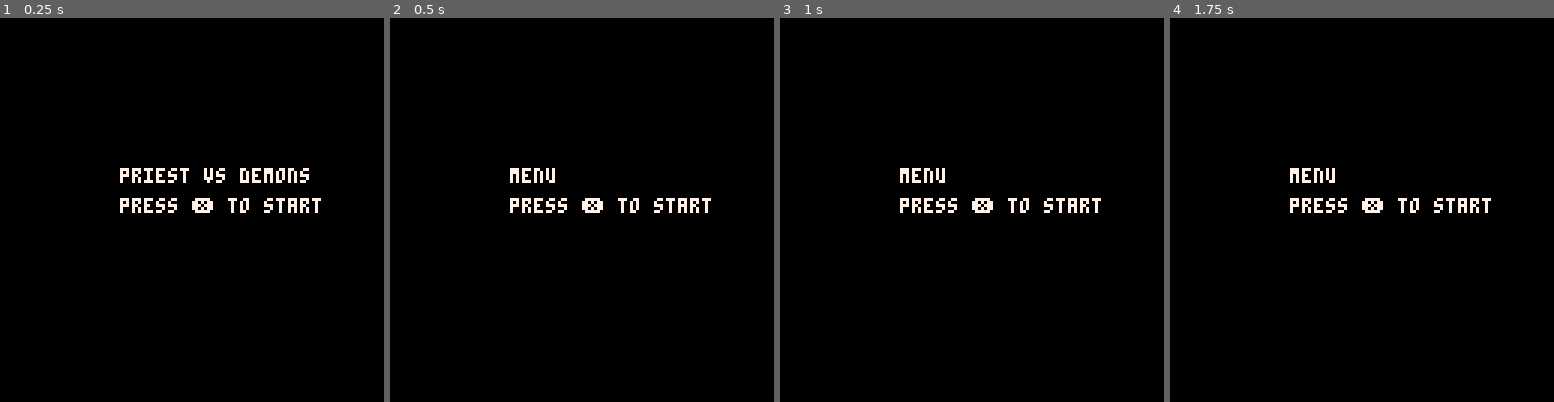
Above: before the commit, frames 1-4 (left to right).
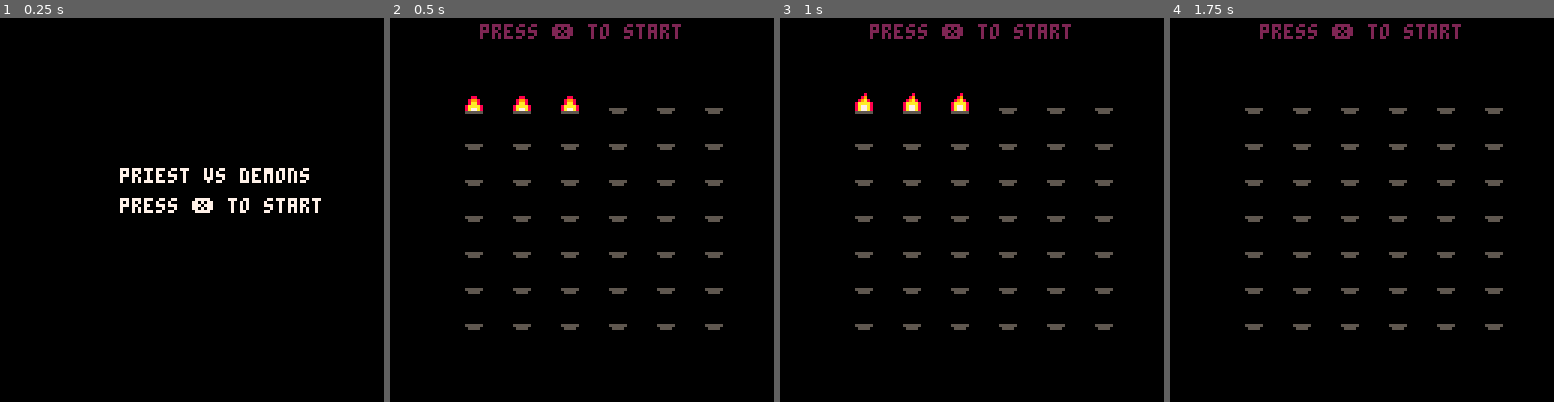
Above: after the commit, the same moments.

Repository: RobertoDevPico8/PriestVsDemons
Game: PICO-8 cartridge priestvsdemons.p8
Same seed, same stepped clock (60 frames per second), same inputs: the game is played once before the commit and once after it.
Inputs:
- Up to frame 1 (0.25 s): no input
- Up to frame 2 (0.5 s): tap X (X key) at 0.33 s
- Up to frame 3 (1 s): tap O (Z key) at 0.7 s
- Up to frame 4 (1.75 s): tap X (X key) at 1.07 s; hold Right from 1.6 s (still down); tap O (Z key) at 1.7 s

Frame 1 is identical in both runs. In frame 2, 4.8% of the frame differs, in the area x 19-87%, y 1-82%; in frame 3, 4.9%; in frame 4, 4.5%.

Commit message:
create menu interface

Diff:
--- a/priestvsdemons.p8
+++ b/priestvsdemons.p8
@@ -313,6 +313,7 @@
 				if box_hits({x=this.x,y=this.y,box=this.box},{this.flag}) then
 					add(fs,newfire(this.x,this.y))
 					del(es,this)
+					sfx(0)
 				end
 			end
 
@@ -403,19 +404,68 @@
 	state="menu"
 }
 
+newcalice=function(x,y,c)
+		local o = {
+			x=x,
+			y=y,
+			c=c,
+			s=13,
+			anmspt=anim({35,36,37,38,39},35,0.1)
+		}
+
+		o.update=function(this)
+			if this.c==0 then
+				return
+			end
+
+			this.s=updateanimation(this.anmspt).sprt
+		end
+
+		o.draw=function(this)
+			spr(this.s,this.x,this.y)
+		end
+
+		return o
+end
+
+local levelgrid = {
+  {1, 1, 1, 0, 0, 0},
+  {0, 0, 0, 0, 0, 0},
+  {0, 0, 0, 0, 0, 0},
+  {0, 0, 0, 0, 0, 0},
+  {0, 0, 0, 0, 0, 0},
+  {0, 0, 0, 0, 0, 0},
+  {0, 0, 0, 0, 0, 0}
+}
+
 menustate.init = function(this)
+	calices={}
+	local b=24
+	for y, row in ipairs(levelgrid) do
+   local a=24
+   for x, c in ipairs(row) do
+     add(calices,newcalice(a,b,c))
+   		a+=16
+   end
+   b+=12
+ end
 end
 
 menustate.update = function(this)
   if btnp(❎) then
   		game_state = gamestate
   end
+  foreach(calices, function(c)
+			c:update()
+		end)
 end
 
 menustate.draw = function(self)
   cls()
-  print("menu", 40, 50, 7)
-  print("press ❎ to start", 40, 60, 7)
+  foreach(calices, function(c)
+			c:draw()
+		end)
+		print("press ❎ to start", 30, 2, 2)
 end
 
 
@@ -468,8 +518,8 @@
 0007700009fffff009f5f5f002ffff290f4444f0020220200202202002022020000110000001d000000d10000001d000000d1000000000000000000000000000
 000770009992f277999ffff07722227702ffff29025225200252252002522520001dd100001cc100001cc100001cc100001cc100000000000000000000000000
 007007007972a2777972a277777777777722227700222200002222000022220001cccc1001cccc1001cccc1001cccc1001cccc10000000000000000000000000
-00000000f972a27ff972a27ff777777ff777777f0200002002000200002000200000000000000000000000000000000000000000000000000000000000000000
-00000000077777700777777007777770077777700000000000000000000000000000000000000000000000000000000000000000000000000000000000000000
+00000000f972a27ff972a27ff777777ff777777f0200002002000200002000200000000000000000000000000000000000000000055555500000000000000000
+00000000077777700777777007777770077777700000000000000000000000000000000000000000000000000000000000000000005555000000000000000000
 0000000000000cccccc00000000000000004400000044000000440000004400000044000000440005000000500000bbbbbb00000000008888880000000000000
 55555550000ccc0000ccc0000555555000600600006006000060060000600600006006000068860005066050000bbb0000bbb000000888000088800000000000
 5555555000cc0c0000c0cc00050000500060060000600600006006000060060000688600006886000050050000bb0b0000b0bb00008808000080880000000000
@@ -478,14 +528,14 @@
 000000000c00c000000c00c005000050060007600600076006888760068887600688876006888760005005000b00b000000b00b0080080000008008000000000
 505505500c00cc0cc0cc00c005555550060000600688886006888860068888600688886006888860050660500b00bb0bb0bb00b0080088088088008000000000
 00000000c00c0cc00cc0c00c0000000000666600006666000066660000666600006666000066660050000005b00b0bb00bb0b00b800808800880800800000000
-00000000c0c00c0000c00c0c0000000000000000000000000000000000000000000000000000000000000000b0b00b0000b00b0b808008000080080800000000
-02222220cccccc0000cccccc0000000000000000000800000000800000000000099999900007700000000000bbbbbb0000bbbbbb888888000088888800000000
-020000200c0000cccc0000c000000000000080000000800000080000000800000900009000766300000000000b0000bbbb0000b0080000888800008000000000
-020220200c0000c00c0000c00008800000089000000880000008800000098000090aa09003666630080880800b0000b00b0000b0080000800800008000000000
-0202202000c000c00c000c00008998000089a8000089a800008a9800008a9800090aa090076336600252252000b000b00b000b00008000800800080000000000
-02000020000c000cc000c000008aa80008aaaa80008aaa8008aaa80008aaaa80090000900663666006288260000b000bb000b000000800088000800000000000
-02222220000ccc0000ccc00008aaaa8008a77a8008aa7a8008a7aa8008a77a80099999900366636003666360000bbb0000bbb000000888000088800000000000
-0000000000000cccccc0000008a77a8008a77a8008a77a8008a77a8008a77a8000000000003666000036660000000bbbbbb00000000008888880000000000000
+00000000c0c00c0000c00c0c0000000000000000000800000000800000000000000000000000000000000000b0b00b0000b00b0b808008000080080800000000
+02222220cccccc0000cccccc0000000000008000000080000008000000080000099999900007700000000000bbbbbb0000bbbbbb888888000088888800000000
+020000200c0000cccc0000c000088000000890000008800000088000000980000900009000766300000000000b0000bbbb0000b0080000888800008000000000
+020220200c0000c00c0000c0008998000089a8000089a800008a9800008a9800090aa09003666630020220200b0000b00b0000b0080000800800008000000000
+0202202000c000c00c000c00008aa80008aaaa80008aaa8008aaa80008aaaa80090aa090076336600252252000b000b00b000b00008000800800080000000000
+02000020000c000cc000c00008aaaa8008a77a8008aa7a8008a7aa8008a77a80090000900663666006222260000b000bb000b000000800088000800000000000
+02222220000ccc0000ccc00008a77a8008a77a8008a77a8008a77a8008a77a80099999900366636003666360000bbb0000bbb000000888000088800000000000
+0000000000000cccccc00000055555500555555005555550055555500555555000000000003666000036660000000bbbbbb00000000008888880000000000000
 00000000000000000000000000000000000000000000000000000000000000000000000000000000000000000000000000000000000000000000000000000000
 00000000000000000000000000000000000000000000000000000000000000000000000000000000000000000000000000000000000000000000000000000000
 00000000000000000000000000000000000000000000000000000000000000000000000000000000000000000000000000000000000000000000000000000000
Not shown, changed: the thumbnail (__label__) section of priestvsdemons.p8
